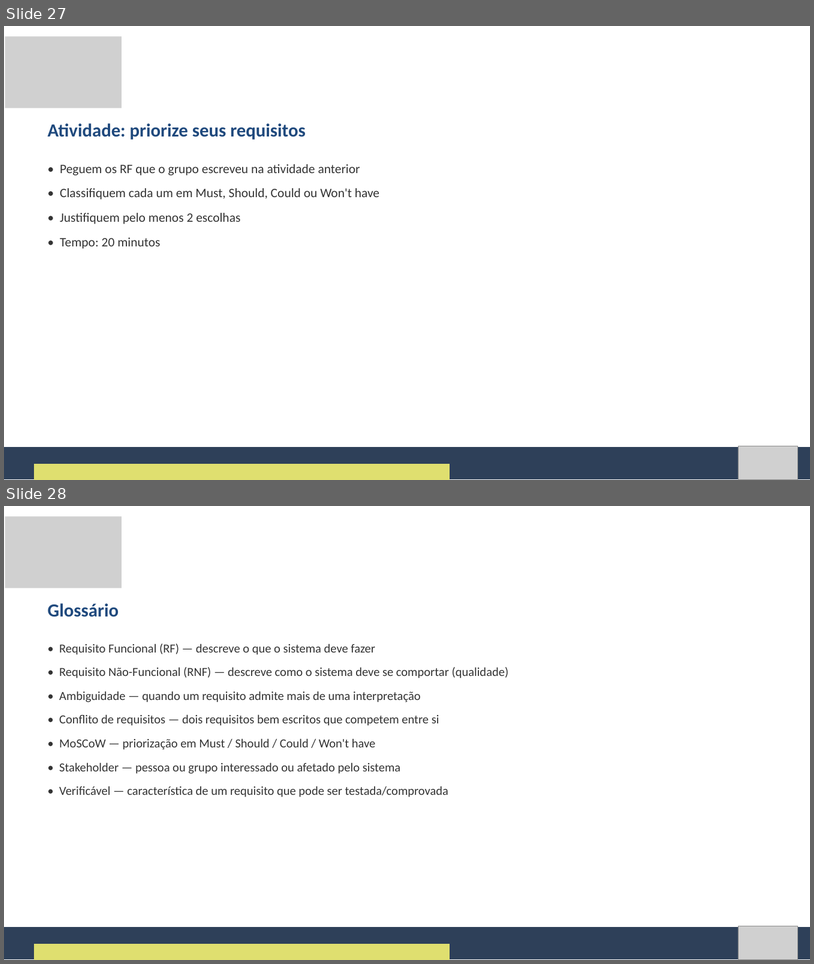
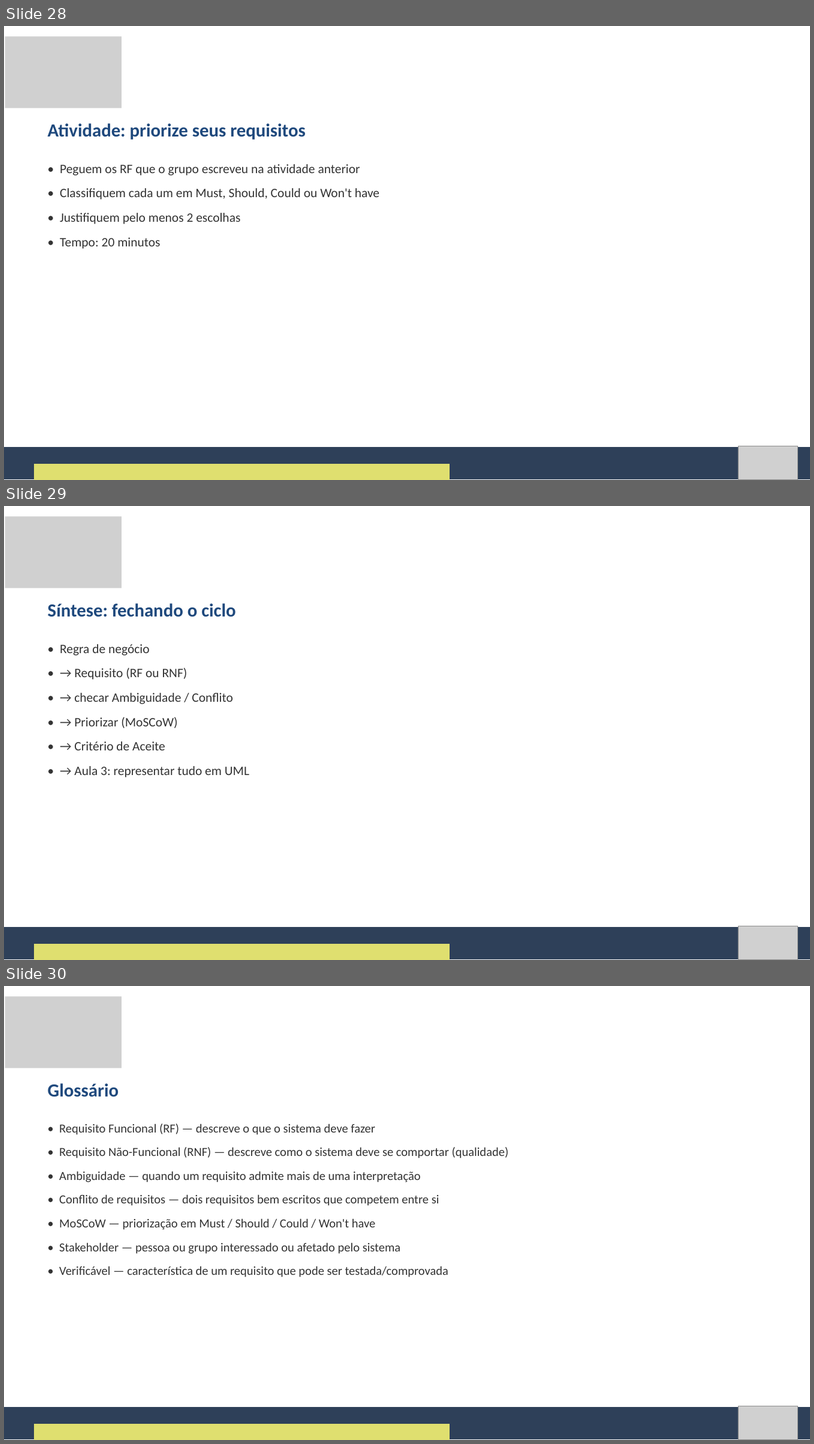
Before and after one commit to Natan20/Curso-Modelagem-De-Sistemas-Material, a slide deck: Aula 02 - 04-09-2026/Aula 2 - Slides.pptx. Shown one above the other, each under a label of ours: slides 27 and 28 before the commit, slides 28, 29 and 30 after it. The pictures are 814x964 and 814x1444 pixels, drawn with LibreOffice and Linux fonts; fonts in the diff are those of the drawing; grey boxes stand for pictures. Boxes give left, top, right and bottom in pixels: in the first picture for what was removed or moved away, otherwise in the second. Text is boxed around its words. In the diff, an @@ line names an element or a change of style, - is before the commit and + after.

Commit message:
Enriquece Aula 2: quiz relampago, sintese do ciclo e corrige objetivos
Corrige objetivos desatualizados na apostila e no roteiro (faltavam
ambiguidade/conflitos, MoSCoW e as tecnicas de analise de documentos/
workshop). Adiciona quiz relampago RF x RNF antes do bloco de RNF e um
slide/secao de sintese fechando o ciclo regra->requisito->criterio de
aceite->UML.

```diff
--- a/Aula 02 - 04-09-2026/Aula 2 - Slides.pptx
+++ b/Aula 02 - 04-09-2026/Aula 2 - Slides.pptx
@@ slide 29 added at box(4, 506, 810, 960), background #FFFFFF @@
@@ picture added at box(5, 516, 122, 588) @@
@@ text added at box(48, 603, 236, 617), 33 pt, text #1F497D, bold @@
+Síntese: fechando o ciclo
@@ text added at box(60, 644, 249, 777), 23 pt, text #333333 @@
+• Regra de negócio
+• → Requisito (RF ou RNF)
+• → checar Ambiguidade / Conflito
+• → Priorizar (MoSCoW)
+• → Critério de Aceite
+• → Aula 3: representar tudo em UML
@@ freeform shape added at box(4, 927, 810, 959), fill #2E4059 @@
@@ picture added at box(738, 926, 798, 959) @@
@@ freeform shape added at box(34, 943, 450, 960), fill #DFDF6F @@
@@ what was slide 27 is now slide 28 @@
@@ what was slide 28 is now slide 30 @@
```
Also in this commit, not shown: 2 other slides added, 2 other files.
